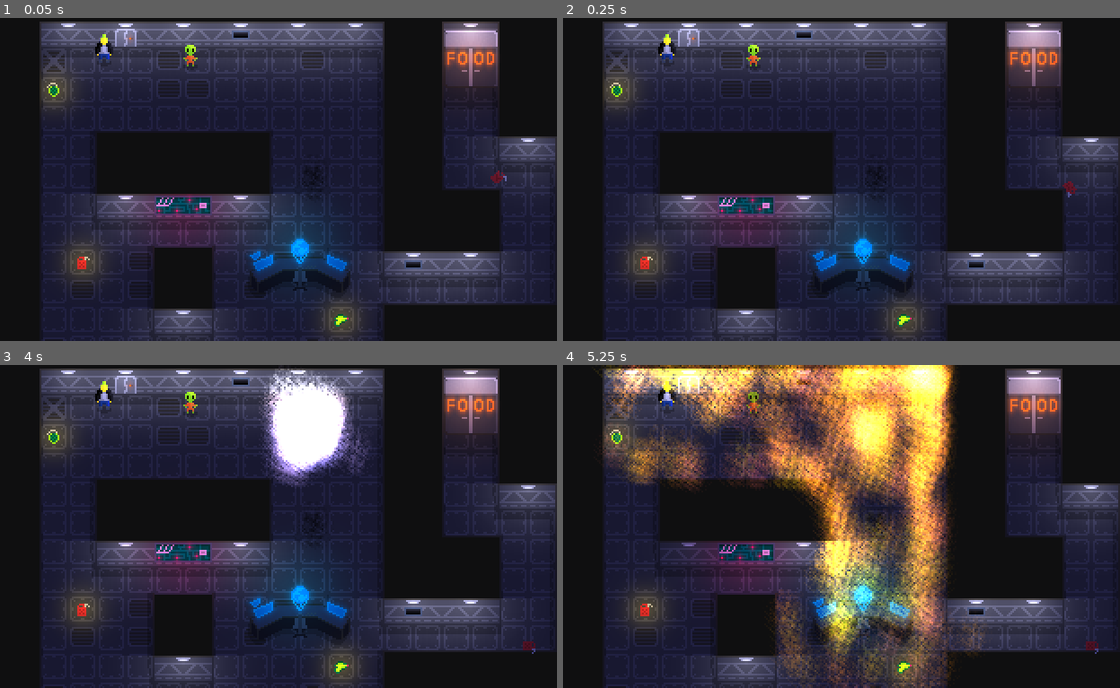
Above: before the commit, frames 1-4 (two rows, left to right).
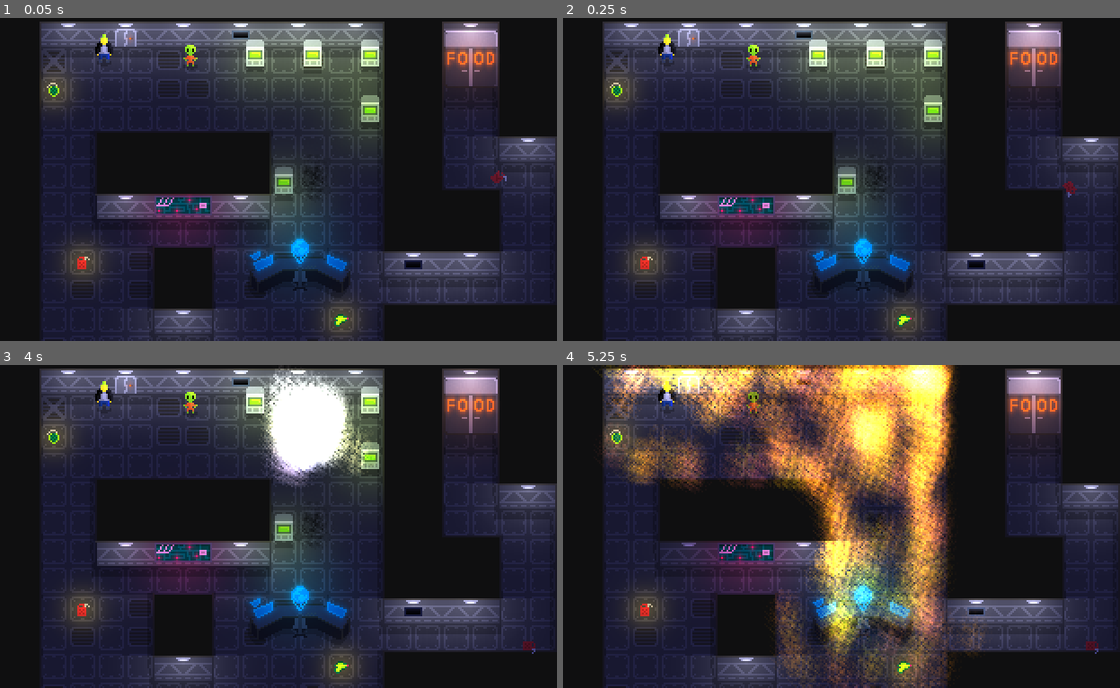
Above: after the commit, the same moments.

Repository: CrankyCranton/Godot-Jam-3
Game: Godot game, scene res://assets/tiles/tiles_test.tscn
Same seed, same stepped clock (60 frames per second), same inputs: the game is played once before the commit and once after it. The project has no main scene, so this scene is started directly.
Inputs:
- Up to frame 1 (0.05 s): no input
- Up to frame 2 (0.25 s): no input
- Up to frame 3 (4 s): hold Right (ui_right) 0.53-1.28 s; tap Enter at 1.25, 2.75 s; hold Down (ui_down) 1.28-2.03 s; tap Space at 2, 3.5 s; hold Right (ui_right) 2.03-2.78 s; hold Up (ui_up) 2.78-3.53 s; hold Left (ui_left) from 3.53 s (still down)
- Up to frame 4 (5.25 s): release Left (ui_left) at 5.03 s; hold Down (ui_down) from 5.03 s (still down)

The runs differ from the first frame. In frame 1, 8.0% of the frame differs, in the area x 16-76%, y 1-78%; in frame 2, 8.0%; in frame 3, 6.4%; in frame 4, nothing differs.

Commit message:
Target visual

Diff:
--- a/assets/tiles/tiles_test.tscn
+++ b/assets/tiles/tiles_test.tscn
@@ -10,12 +10,13 @@
 [ext_resource type="Texture2D" uid="uid://c03srpav2opc7" path="res://assets/items/laser_gun/laser_gun.png" id="5_sk122"]
 [ext_resource type="Texture2D" uid="uid://dc6numek7ase5" path="res://assets/lights/item_glow/item_glow.png" id="6_bkpu8"]
 [ext_resource type="Texture2D" uid="uid://cpv6honmno36t" path="res://assets/alien/alien.png" id="7_pmbjv"]
-[ext_resource type="Texture2D" uid="uid://cs5f7dqc1w4yu" path="res://assets/command_panel/command_panel.png" id="8_c6e1i"]
+[ext_resource type="Texture2D" uid="uid://cs5f7dqc1w4yu" path="res://assets/targets/command_panel/command_panel.png" id="8_c6e1i"]
 [ext_resource type="Texture2D" uid="uid://ddu58a3dq2r1a" path="res://assets/lights/area_glow/area_glow.png" id="10_iyg4v"]
-[ext_resource type="Texture2D" uid="uid://xlhy665mvtt2" path="res://assets/circut_board/circut_board.png" id="11_hmf1d"]
-[ext_resource type="Texture2D" uid="uid://dmqjq6ybbi583" path="res://assets/refrigerator/refrigerator.png" id="12_rl645"]
+[ext_resource type="Texture2D" uid="uid://xlhy665mvtt2" path="res://assets/targets/circut_board/circut_board.png" id="11_hmf1d"]
+[ext_resource type="Texture2D" uid="uid://dmqjq6ybbi583" path="res://assets/targets/refrigerator/refrigerator.png" id="12_rl645"]
 [ext_resource type="PackedScene" uid="uid://bbeevbiong0h2" path="res://scenes/explosion.tscn" id="13_i1gal"]
 [ext_resource type="Texture2D" uid="uid://bs8ld2eunvqgi" path="res://assets/particles/explosion/explosion.png" id="16_ssc7c"]
+[ext_resource type="PackedScene" uid="uid://c6ughf8ggsrsr" path="res://scenes/targets/target.tscn" id="17_fi1d3"]
 
 [sub_resource type="TileSetAtlasSource" id="TileSetAtlasSource_fj53s"]
 texture = ExtResource("1_hm024")
@@ -514,6 +515,21 @@
 tile_map_data = PackedByteArray("AAABAAAAAAABAAQAAAADAAAAAAACAAQAAAAGAAQAAAACAAQAAAA=")
 tile_set = SubResource("TileSet_wuttn")
 
+[node name="Target" parent="." instance=ExtResource("17_fi1d3")]
+position = Vector2(136, 95)
+
+[node name="Target2" parent="." instance=ExtResource("17_fi1d3")]
+position = Vector2(184, 24)
+
+[node name="Target3" parent="." instance=ExtResource("17_fi1d3")]
+position = Vector2(120, 24)
+
+[node name="Target4" parent="." instance=ExtResource("17_fi1d3")]
+position = Vector2(152, 24)
+
+[node name="Target5" parent="." instance=ExtResource("17_fi1d3")]
+position = Vector2(184, 55)
+
 [node name="Explosion4" type="Sprite2D" parent="."]
 modulate = Color(0.25, 0.25, 0.25, 1)
 material = SubResource("CanvasItemMaterial_kdedk")
@@ -601,21 +617,14 @@
 
 [node name="Explosion" parent="." instance=ExtResource("13_i1gal")]
 position = Vector2(32, 141)
-radius = null
-density = null
-max_smoke = null
 
 [node name="Explosion2" parent="." instance=ExtResource("13_i1gal")]
 position = Vector2(149, 38)
 radius = 256.0
-density = null
-max_smoke = null
 
 [node name="Explosion3" parent="." instance=ExtResource("13_i1gal")]
 position = Vector2(258, 152)
 radius = 16.0
-density = null
-max_smoke = null
 
 [node name="RigidBody2D" type="RigidBody2D" parent="."]
 position = Vector2(256, 88)
--- /dev/null
+++ b/scenes/targets/target.tscn
@@ -0,0 +1,23 @@
+[gd_scene load_steps=5 format=3 uid="uid://c6ughf8ggsrsr"]
+
+[ext_resource type="Script" path="res://scripts/targets/target.gd" id="1_x2qv7"]
+[ext_resource type="Texture2D" uid="uid://bupyghx03ilqt" path="res://assets/targets/target.png" id="2_wkq8n"]
+[ext_resource type="Texture2D" uid="uid://ddu58a3dq2r1a" path="res://assets/lights/area_glow/area_glow.png" id="3_1bvdw"]
+
+[sub_resource type="RectangleShape2D" id="RectangleShape2D_0bxr3"]
+size = Vector2(10, 6)
+
+[node name="Target" type="StaticBody2D"]
+script = ExtResource("1_x2qv7")
+
+[node name="Sprite2D" type="Sprite2D" parent="."]
+texture = ExtResource("2_wkq8n")
+
+[node name="PointLight2D" type="PointLight2D" parent="."]
+position = Vector2(0, 1)
+color = Color(0.666667, 0.87451, 0.129412, 1)
+energy = 0.75
+texture = ExtResource("3_1bvdw")
+
+[node name="CollisionShape2D" type="CollisionShape2D" parent="."]
+shape = SubResource("RectangleShape2D_0bxr3")
--- a/scripts/explosion.gd
+++ b/scripts/explosion.gd
@@ -7,6 +7,8 @@
 @export var density := 2.0
 @export var max_smoke := 2.0
 #@export var smoke_spawns := 2
+
+var hit: Array[Node2D] = []
 
 @onready var fire: GPUParticles2D = %Fire
 @onready var holy_smoke: GPUParticles2D = %"HolySmoke!"
@@ -42,8 +44,12 @@
 
 func ray_scan() -> void:
 	for body in get_overlapping_bodies():
+		#if body is TileMapLayer or body in hit:
+			#return
+
 		line_of_fire.target_position = line_of_fire.to_local(body.global_position)
 		line_of_fire.force_raycast_update()
 		if line_of_fire.get_collider() == body:
-			if body is Wall:
+			hit.append(body)
+			if body is Wall or body is Target:
 				body.explode()
--- /dev/null
+++ b/scripts/targets/target.gd
@@ -0,0 +1,5 @@
+class_name Target extends StaticBody2D
+
+
+func explode() -> void:
+	queue_free()
Renamed: assets/circut_board/circut_board.png -> assets/targets/circut_board/circut_board.png
Not shown, added: assets/targets/circut_board/circut_board.png.import
Renamed: assets/command_panel/command_panel.png -> assets/targets/command_panel/command_panel.png
Not shown, changed: assets/targets/command_panel/command_panel.png.import
Renamed: assets/refrigerator/refrigerator.png -> assets/targets/refrigerator/refrigerator.png
Not shown, changed: assets/targets/refrigerator/refrigerator.png.import
Binary file added: assets/targets/target.png
Not shown, changed: assets/targets/target.png.import
Not shown: 1 places in assets/tiles/tiles_test.tscn that only renumber resources
Not shown, added: assets/targets/circut_board/circut_board.pxo
Not shown, added: assets/targets/command_panel/command_panel.pxo
Not shown, added: assets/targets/refrigerator/refrigerator.pxo
(and 1 more such lines)
